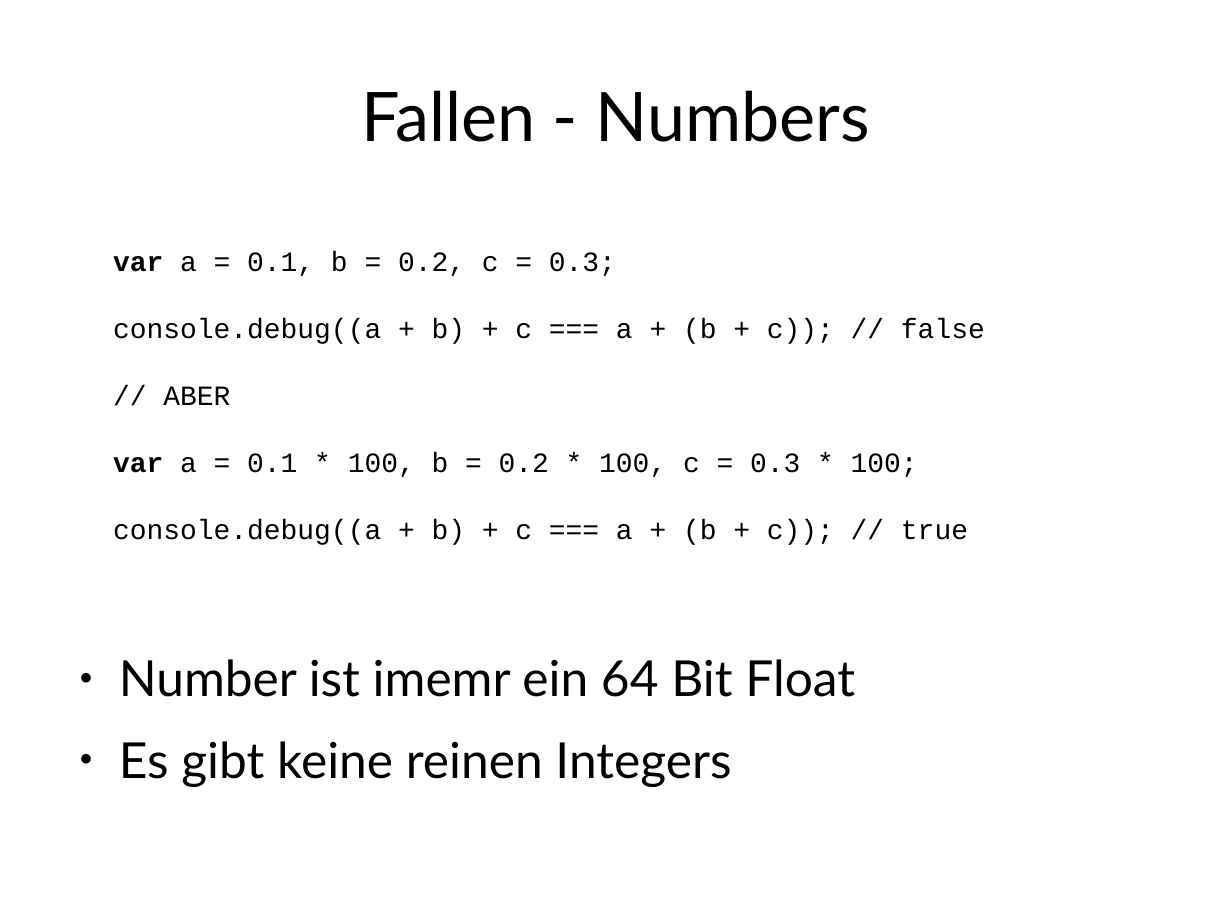
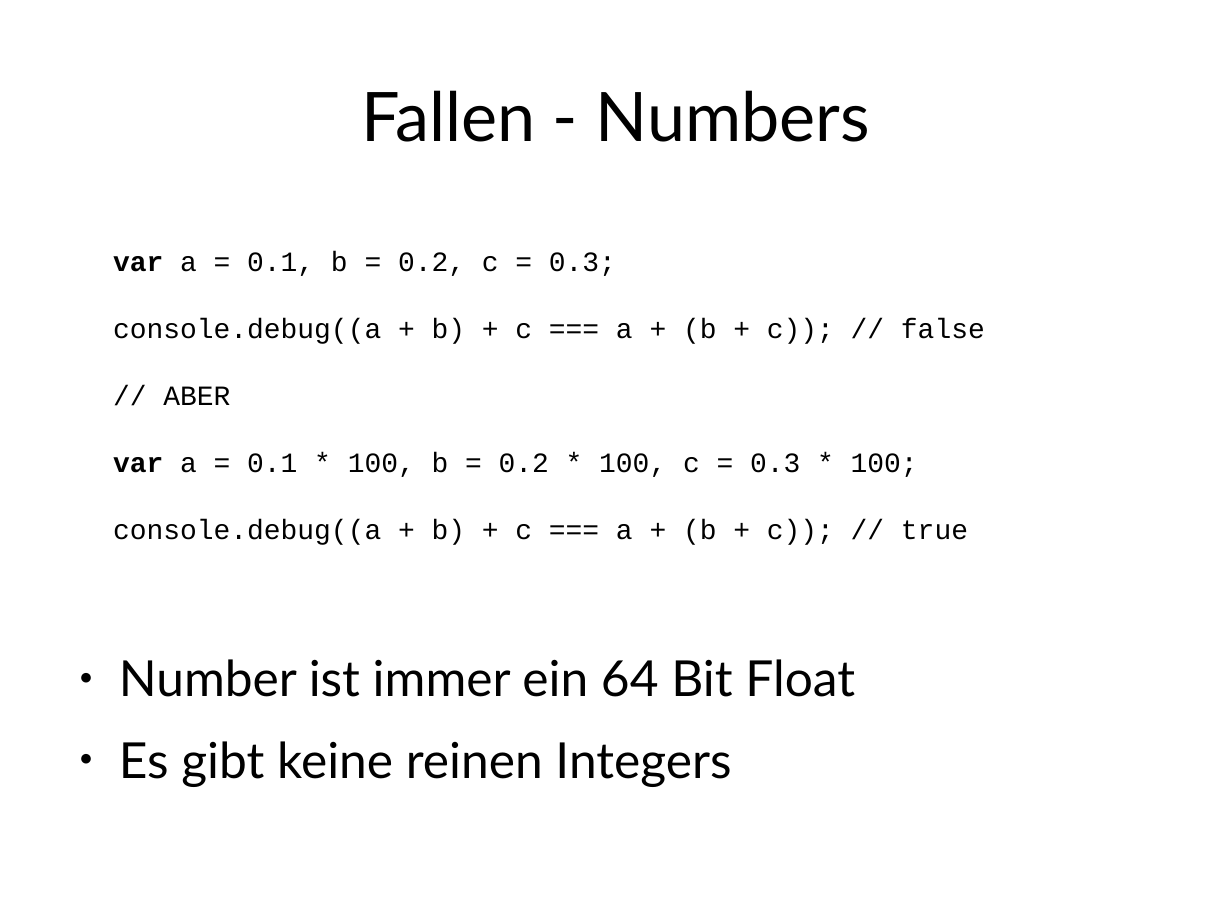
Before and after one commit to Weltraumschaf/Slides, a slide deck: slide 41 of JavaScript - Es ist nicht C/JavaScript-ItsNotC.odp. Drawn at 1232x924 pixels with LibreOffice and Linux fonts; fonts in the diff are those of the drawing. Boxes give left, top, right and bottom in pixels: in the first picture for what was removed or moved away, otherwise in the second. Text is boxed around its words. In the diff, an @@ line names an element or a change of style, - is before the commit and + after.

```diff
--- a/JavaScript - Es ist nicht C/JavaScript-ItsNotC.odp
+++ b/JavaScript - Es ist nicht C/JavaScript-ItsNotC.odp
@@ text at [119, 659, 855, 697]: text changed @@
-● Number ist imemr ein 64 Bit Float
+● Number ist immer ein 64 Bit Float
```
Also in this commit, not shown: 7 other slides changed, 1 other file.
